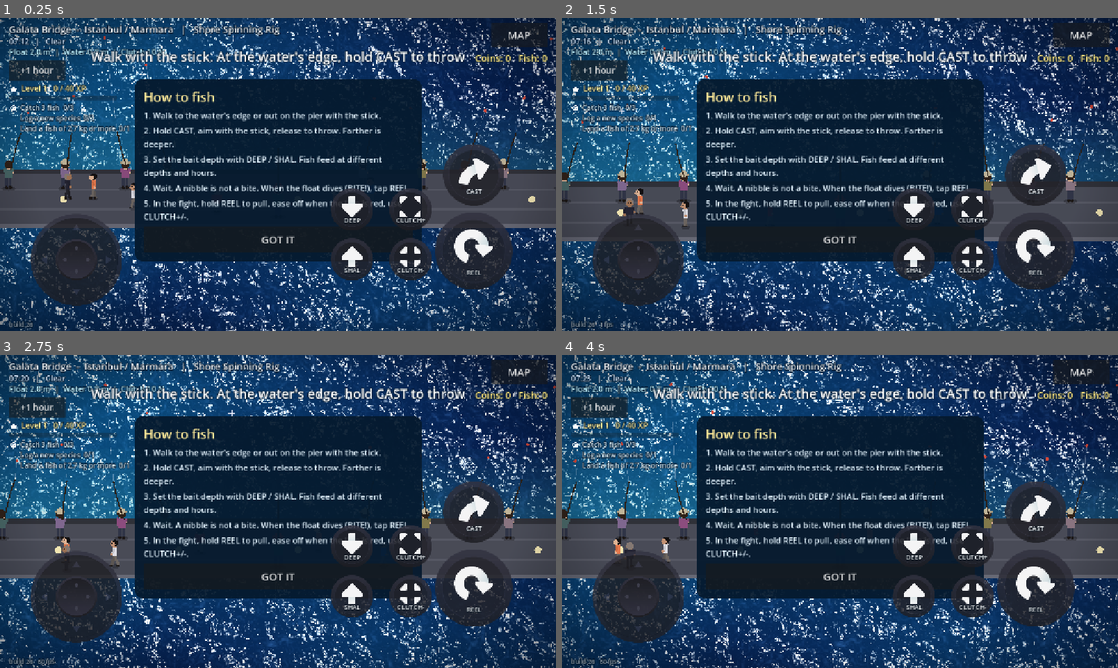
Above: before the commit, frames 1-4 (two rows, left to right).
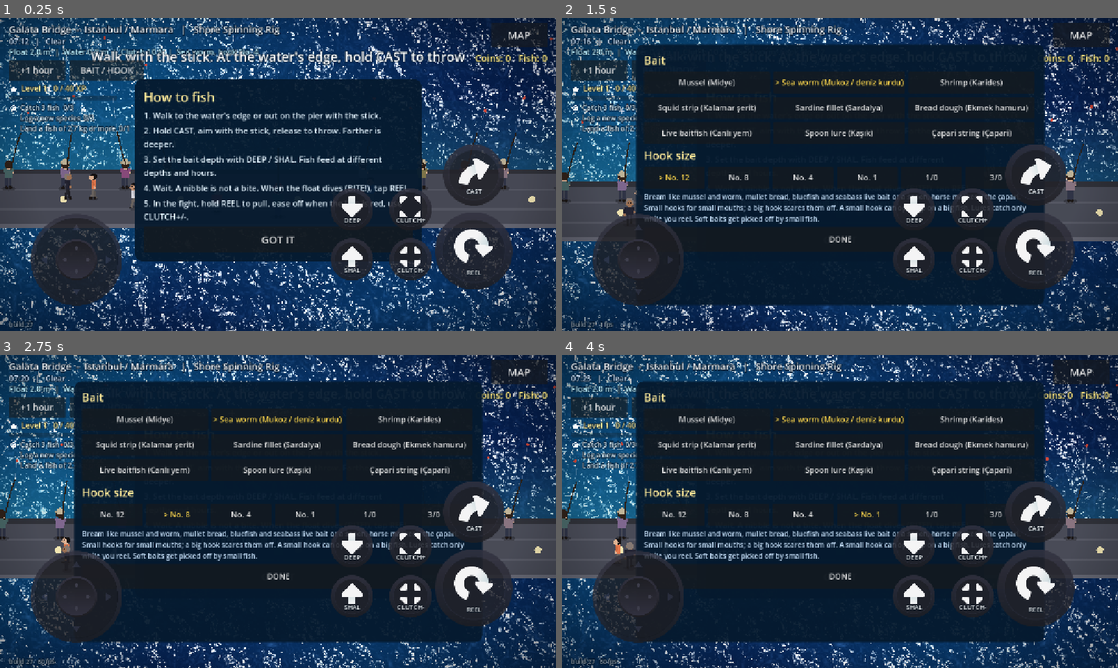
Above: after the commit, the same moments.

Repository: nextlevelcorp/godot_fishing_rpg
Game: Godot game, scene res://shore_fishing.tscn
The game is run twice, just before and just after one commit, with the same random seed, the same clock (stepped at 60 frames per second) and the same inputs. This scene is started directly instead of the project's main scene.
Inputs (mouse positions are in pixels of both pictures, inside the frame that each line leads up to):
- Up to frame 1 (0.25 s): no input
- Up to frame 2 (1.5 s): click (667, 71) at 0.5 s, where only the run after the commit has a clickable "BAIT / HOOK"; click (673, 177) at 1.25 s, where only the run after the commit has a clickable "No. 12"
- Up to frame 3 (2.75 s): click (177, 514) at 2 s, where only the run after the commit has a clickable "No. 8"
- Up to frame 4 (4 s): click (801, 514) at 2.75 s, where only the run after the commit has a clickable "No. 4"; click (867, 514) at 3.5 s, where only the run after the commit has a clickable "No. 1"

The runs differ from the first frame. In frame 1, 1.1% of the frame differs, in the area x 5-47%, y 9-99%; in frame 2, 31%; in frame 3, 31%, in the area x 5-87%, y 8-99%; in frame 4, 31%.

Commit message:
feat: bait and hook choice with realistic effects; AI art brief (build 27)
- tackle.gd: nine baits used on Turkish shores (mussel, sea worm, shrimp,
  squid strip, sardine, bread dough, live bait, spoon, capari) and six hook
  sizes. Each species has bait likings and a mouth that fits a range of
  hooks. Bait choice and hook fit change which fish come; a hook too big
  scares small fish and lips them; a hook too small misses or opens up
  above its strength; nibbles strip soft baits and a bare hook gets no
  bites; lures fish only while you reel and are hit without nibbling.
- BAIT / HOOK panel on the shore HUD; choice saved; shown in the HUD line
  and on the catch card. First-person view shows no float for lures.
- docs/ART_BRIEF_AI.md: step-by-step brief with English prompts for every
  sprite (26 species, angler, townsfolk, town, tiles, first-person rod,
  panoramas). RealFish uses assets/art/fish/<id>.png when it exists.

Design: GAME_DESIGN.md Bait and hook

Co-Authored-By: Claude Opus 5.5 <noreply@anthropic.com>
Claude-Session: https://claude.ai/code/session_01HLtjWBZvxzhjVtsJywwULp

Diff:
--- a/game_session.gd
+++ b/game_session.gd
@@ -11,7 +11,7 @@
 
 ## Shown on screen so a player can tell a fresh deploy from a page the browser cached.
 ## Bump it with every build that changes behaviour.
-const BUILD := "build 26"
+const BUILD := "build 27"
 const SAVE_PATH := "user://save.cfg"
 const SAVE_VERSION := 1
 const START_RIG := "shore_spinning_rig"
@@ -36,6 +36,9 @@
 static var sound_on := true
 static var vibration_on := true
 static var tutorial_done := false
+## Bait and hook on the line (see Tackle). Saved.
+static var bait_id := "sea_worm"
+static var hook_id := "h4"
 static var xp := 0
 static var rig_id := START_RIG
 static var owned_rigs: Array[String] = [START_RIG]
@@ -105,6 +108,10 @@
 	sound_on = bool(cfg.get_value("settings", "sound_on", true))
 	vibration_on = bool(cfg.get_value("settings", "vibration_on", true))
 	tutorial_done = bool(cfg.get_value("settings", "tutorial_done", false))
+	var b: Variant = cfg.get_value("tackle", "bait", "sea_worm")
+	bait_id = String(b) if (b is String and Tackle.BAITS.has(b)) else "sea_worm"
+	var hk: Variant = cfg.get_value("tackle", "hook", "h4")
+	hook_id = String(hk) if (hk is String and Tackle.HOOKS.has(hk)) else "h4"
 	best_kg = _clean(cfg.get_value("journal", "best_kg", {}), true)
 	counts = _clean(cfg.get_value("journal", "counts", {}), false)
 	for k: String in counts:
@@ -123,6 +130,8 @@
 	cfg.set_value("settings", "sound_on", sound_on)
 	cfg.set_value("settings", "vibration_on", vibration_on)
 	cfg.set_value("settings", "tutorial_done", tutorial_done)
+	cfg.set_value("tackle", "bait", bait_id)
+	cfg.set_value("tackle", "hook", hook_id)
 	cfg.set_value("journal", "best_kg", best_kg)
 	cfg.set_value("journal", "counts", counts)
 	var err := cfg.save(SAVE_PATH)
@@ -134,6 +143,14 @@
 static func set_sound(on: bool) -> void:
 	sound_on = on
 	AudioServer.set_bus_mute(0, not on)
+	save()
+
+
+static func set_tackle(bait: String, hook: String) -> void:
+	if Tackle.BAITS.has(bait):
+		bait_id = bait
+	if Tackle.HOOKS.has(hook):
+		hook_id = hook
 	save()
 
 
--- a/pov_view.gd
+++ b/pov_view.gd
@@ -46,6 +46,7 @@
 var target_z := 20.0              ## m ahead
 var target_h := 0.0               ## m above the water (flying bait)
 var float_dip := 0.0              ## 0 floating, 1 pulled under
+var lure := false                 ## a lure has no float: only the line entering the water shows
 
 var _open := false
 var _pitch := REST_PITCH          ## camera looks down by this many px (tilts as the fish comes close)
@@ -683,7 +684,10 @@
 ## The float (red tip, white body) or the flying bait or, in the fight, the jumping fish.
 func _draw_target() -> void:
 	var c := _canvas
-	if phase == "float":
+	if phase == "float" and lure:
+		var pl := _proj(target_x, target_z, 0.0)
+		_ellipse_line(pl, Vector2(5.0, 1.8), Color(1.0, 1.0, 1.0, 0.6), 1.2)
+	elif phase == "float":
 		var p := _proj(target_x, target_z, 0.0)
 		var s := clampf(F * 0.05 / target_z, 2.5, 14.0)
 		var dip := clampf(float_dip, 0.0, 1.4)
--- a/real_fish.gd
+++ b/real_fish.gd
@@ -69,6 +69,17 @@
 const SAMPLES := 16
 
 
+static var _sprites: Dictionary = {}
+
+
+## The painted sprite for a species if one has been added, else null (cached either way).
+static func sprite(id: String) -> Texture2D:
+	if not _sprites.has(id):
+		var path := "res://assets/art/fish/%s.png" % id
+		_sprites[id] = load(path) as Texture2D if ResourceLoader.exists(path) else null
+	return _sprites[id] as Texture2D
+
+
 static func look(id: String) -> Dictionary:
 	return LOOKS.get(id, DEFAULT)
 
@@ -78,8 +89,16 @@
 ## flex: 0 stiff .. 1 full swimming bend; light: 0 night .. 1 day; wet: 0..1 sheen.
 static func draw(ci: CanvasItem, id: String, center: Vector2, length: float, rot: float, facing: float,
 		phase: float, flex: float, light: float, wet: float = 0.6) -> void:
+	var dim := lerpf(0.35, 1.0, light)
+	# A painted sprite in assets/art/fish/<id>.png (see docs/ART_BRIEF_AI.md) replaces the drawing.
+	var tex := sprite(id)
+	if tex != null:
+		var sc := length / (float(tex.get_width()) * 0.9)
+		ci.draw_set_transform(center, rot, Vector2(facing * sc, sc))
+		ci.draw_texture(tex, -tex.get_size() * 0.5, Color(dim, dim, dim))
+		ci.draw_set_transform(Vector2.ZERO, 0.0, Vector2.ONE)
+		return
 	var lk := look(id)
-	var dim := lerpf(0.35, 1.0, light)
 	var shade := Color(dim, dim, dim)
 	var back: Color = lk["back"]
 	var belly: Color = lk["belly"]
--- a/shore_fishing.gd
+++ b/shore_fishing.gd
@@ -71,6 +71,11 @@
 var _hud_root: Control
 var _weather: WeatherFx
 var _pov_on := false
+var _bait_on := true               ## false once small fish have stripped the hook
+var _empty_t := 0.0
+var _escape_reason := ""
+var _overhook_t := 0.0
+var _tackle_panel: PanelContainer
 var _build_label: Label
 var _fps_t := 0.0
 var _lamp_noise := FastNoiseLite.new()
@@ -416,6 +421,15 @@
 		_world.time_of_day = fmod(_world.time_of_day + 1.0 / 24.0, 1.0)
 		_flash("Time %s" % _world.clock_text()))
 	ui.add_child(hour_btn)
+
+	var bait_btn := Button.new()
+	bait_btn.text = "BAIT / HOOK"
+	bait_btn.add_theme_font_size_override("font_size", 20)
+	bait_btn.position = Vector2(160.0, 96.0)
+	bait_btn.size = Vector2(170.0, 48.0)
+	bait_btn.focus_mode = Control.FOCUS_NONE
+	bait_btn.pressed.connect(_open_tackle_panel)
+	ui.add_child(bait_btn)
 
 	var star := TextureRect.new()
 	star.texture = load("res://assets/kenney_game_icons/star.png") as Texture2D
@@ -775,6 +789,7 @@
 	var miss := maxf(dr.x - d, 0.0) + maxf(d - dr.y, 0.0)
 	w *= exp(-miss / 2.5)
 	w *= BiomeDB.activity_factor(id, _world.time_of_day)
+	w *= Tackle.bite_factor(id, GameSession.bait_id, GameSession.hook_id)
 	return w
 
 
@@ -816,6 +831,8 @@
 	_b_vz = lerpf(150.0, 330.0, _power)
 	_fish_id = ""
 	_state = State.FLY
+	_bait_on = true
+	_empty_t = 0.0
 	_set_status("")
 	_fight_view.begin_cast()
 	_amb.play("cast", 0.9)
@@ -867,7 +884,18 @@
 		_ripple_clock = 0.0
 		_add_ripple(_bobber_pos)
 	if _fish_id == "":
-		_wait_t -= delta
+		if not _bait_on:
+			# Bare hook: nothing will come. A real angler notices the float has gone dead.
+			_empty_t += delta
+			if _empty_t > 20.0:
+				_empty_t = 0.0
+				_flash("Nothing for a while. Is the bait still on? Reel in to check")
+			return
+		if Tackle.is_lure(GameSession.bait_id):
+			# A lure only fishes while it moves.
+			_wait_t -= delta * (1.6 if Input.is_action_pressed(&"reel_in") else 0.08)
+		else:
+			_wait_t -= delta
 		_quiet_t += delta
 		if _quiet_t > 12.0:
 			_quiet_t = 0.0
@@ -900,6 +928,8 @@
 	_prof = BiomeDB.get_bite_profile(_fish_id)
 	var nr: Vector2i = _prof["nibbles"]
 	_nib_left = _rng.randi_range(nr.x, nr.y)
+	if Tackle.is_lure(GameSession.bait_id):
+		_nib_left = 0                     # a predator hits a moving lure at once
 	var sp := BiomeDB.get_species(_fish_id)
 	var fight: Dictionary = sp["fight"]
 	var wt: Vector2 = sp["weight_kg"]
@@ -921,6 +951,10 @@
 		if _fish_agent != null:
 			_fish_agent.vel += (_bobber_pos - _fish_agent.pos).normalized() * 60.0
 		_set_status("Nibble!  Wait for the real bite")
+		if _rng.randf() < Tackle.steal_chance(GameSession.bait_id):
+			_bait_on = false
+			_fish_leaves("The float went still")
+			return
 		var hz := maxf(float(_prof["noise_hz"]), 0.5)
 		_event_t = _rng.randf_range(0.6, 1.4) * 2.5 / hz
 	else:
@@ -963,10 +997,19 @@
 	_float_pull = 0.0
 	_state = State.AIM
 	_fight_view.end()
+	if not _bait_on:
+		message = "The bait was gone, picked off by small fish. You bait up again"
+		_bait_on = true
 	_set_status(message + ".   Aim and throw again")
 
 
 func _hook_fish() -> void:
+	# Does the strike set the hook? Depends on the hook size against this fish's mouth.
+	if _rng.randf() > Tackle.hookup_chance(_fish_id, GameSession.hook_id, GameSession.bait_id):
+		var mis := Tackle.hook_misfit(_fish_id, GameSession.hook_id, GameSession.bait_id)
+		var why := "  (hook too big for its mouth)" if mis > 0 else ("  (hook too small to hold)" if mis < 0 else "")
+		_fish_leaves("Missed! The hook did not set" + why)
+		return
 	var species := BiomeDB.get_species(_fish_id)
 	_weight_kg = BiomeDB.roll_weight_kg(_fish_id, _rng)
 	_fishing.apply_rig(BiomeDB.get_rig(GameSession.rig_id))
@@ -992,6 +1035,16 @@
 func _tick_fight(delta: float) -> void:
 	if _fight_agent == null:
 		return
+	# A hook pulled harder than its wire can take opens up and the fish is gone.
+	if _fishing.tension_n > Tackle.hook_strength(GameSession.hook_id, GameSession.bait_id):
+		_overhook_t += delta
+		if _overhook_t > 0.35:
+			_overhook_t = 0.0
+			_escape_reason = "The hook opened up: %s is too light for this fish" % Tackle.hook_name(GameSession.hook_id)
+			_fishing._finish(FishingController.State.ESCAPED)
+			return
+	else:
+		_overhook_t = maxf(0.0, _overhook_t - delta)
 	var target := _rod_tip() + _aim_dir() * _fishing.fish_pos_m * PX_PER_M
 	var f := _fight_agent
 	f.apply_force(f.arrive(target, 80.0) * 2.0)
@@ -1032,6 +1085,7 @@
 			v.target_z = maxf(_fishing.fish_pos_m, 1.0)
 			v.target_h = 0.0
 	v.tension = _tension_ratio if _state == State.FIGHT else 0.0
+	v.lure = Tackle.is_lure(GameSession.bait_id)
 	v.reeling = Input.is_action_pressed(&"reel_in")
 	v.time_of_day = _world.time_of_day
 	v.wind_x = _wind.x
@@ -1260,7 +1314,8 @@
 	_update_coins()
 	_update_progress_ui()
 	var badge := "NEW SPECIES!  " if bool(res["first"]) else ("NEW RECORD!  " if bool(res["record"]) else "")
-	var lines := PackedStringArray(["%.2f kg   +%d coins   +%d XP" % [weight_kg, value, int(res["xp"])], String(sp["scientific"])])
+	var lines := PackedStringArray(["%.2f kg   +%d coins   +%d XP" % [weight_kg, value, int(res["xp"])], String(sp["scientific"]),
+		"On %s, hook %s" % [String(Tackle.BAITS[GameSession.bait_id]["name"]).to_lower(), Tackle.hook_name(GameSession.hook_id)]])
 	var done: Array = res["goals_done"]
 	for g: Dictionary in done:
 		lines.append("Goal done: %s  (+%d coins)" % [g["text"], int(g["coins"])])
@@ -1400,6 +1455,70 @@
 	_hud_root.add_child(_summary)
 
 
+## Bait and hook choice. Only while not fishing: you change tackle with the line in.
+func _open_tackle_panel() -> void:
+	if _state != State.AIM:
+		_flash("Reel in first to change bait or hook")
+		return
+	if _tackle_panel != null and is_instance_valid(_tackle_panel):
+		_tackle_panel.queue_free()
+	var panel := PanelContainer.new()
+	panel.set_anchors_and_offsets_preset(Control.PRESET_CENTER)
+	panel.offset_left = -470.0
+	panel.offset_right = 470.0
+	panel.offset_top = -300.0
+	panel.offset_bottom = 300.0
+	var style := StyleBoxFlat.new()
+	style.bg_color = Color(0.02, 0.10, 0.18, 0.95)
+	style.set_corner_radius_all(18)
+	style.set_content_margin_all(18)
+	panel.add_theme_stylebox_override("panel", style)
+	var box := VBoxContainer.new()
+	box.add_theme_constant_override("separation", 8)
+	panel.add_child(box)
+	_plain_label(box, 26, Color(1.0, 0.92, 0.6)).text = "Bait"
+	var grid := GridContainer.new()
+	grid.columns = 3
+	grid.add_theme_constant_override("h_separation", 8)
+	grid.add_theme_constant_override("v_separation", 8)
+	box.add_child(grid)
+	for id: String in Tackle.BAIT_ORDER:
+		var b := _tackle_button(Tackle.bait_name(id), id == GameSession.bait_id, Vector2(290.0, 50.0))
+		b.pressed.connect(func() -> void:
+			GameSession.set_tackle(id, GameSession.hook_id)
+			_open_tackle_panel())
+		grid.add_child(b)
+	_plain_label(box, 26, Color(1.0, 0.92, 0.6)).text = "Hook size"
+	var row := HBoxContainer.new()
+	row.add_theme_constant_override("separation", 8)
+	box.add_child(row)
+	for hid: String in Tackle.HOOK_ORDER:
+		var hb := _tackle_button(Tackle.hook_name(hid), hid == GameSession.hook_id, Vector2(140.0, 50.0))
+		hb.pressed.connect(func() -> void:
+			GameSession.set_tackle(GameSession.bait_id, hid)
+			_open_tackle_panel())
+		row.add_child(hb)
+	var hint := _plain_label(box, 16, Color(0.8, 0.9, 1.0))
+	hint.text = "Bream like mussel and worm, mullet bread, bluefish and seabass live bait or a spoon, horse mackerel the çapari. Small hooks for small mouths; a big hook scares them off. A small hook can open up on a big fish. Lures catch only while you reel. Soft baits get picked off by small fish."
+	var done := _tackle_button("DONE", false, Vector2(200.0, 56.0))
+	done.pressed.connect(func() -> void: panel.queue_free())
+	box.add_child(done)
+	_tackle_panel = panel
+	_hud_root.add_child(panel)
+
+
+func _tackle_button(text: String, selected: bool, min_size: Vector2) -> Button:
+	var b := Button.new()
+	b.text = text
+	b.custom_minimum_size = min_size
+	b.add_theme_font_size_override("font_size", 18)
+	b.focus_mode = Control.FOCUS_NONE
+	if selected:
+		b.add_theme_color_override("font_color", Color(1.0, 0.85, 0.3))
+		b.text = "> " + text
+	return b
+
+
 ## First-visit coach card: the loop in five lines. Shown once, saved when dismissed.
 func _show_tutorial() -> void:
 	var card := PanelContainer.new()
@@ -1458,7 +1577,8 @@
 
 func _on_escaped(_id: String) -> void:
 	_result_label.text = "It got away"
-	_set_status("The line went slack for too long")
+	_set_status(_escape_reason if _escape_reason != "" else "The line went slack for too long")
+	_escape_reason = ""
 	_end_fight()
 
 
@@ -1491,7 +1611,8 @@
 	_clock_label.text = "%s   |   %s" % [_world.clock_text(), _weather.label()]
 	var probe := _bobber_pos if (_state == State.WAIT or _state == State.BITE) else (_pred_landing if _state == State.CHARGE else _hand + _facing * 60.0)
 	var water := _water_depth(probe)
-	_depth_label.text = "Float %.1f m  |  Water %s  |  Clutch %.0f N" % [_bait_depth, ("%.1f m" % water) if water > 0.0 else "-", _fishing.drag_setting_n]
+	_depth_label.text = "Float %.1f m  |  Water %s  |  Clutch %.0f N  |  %s, hook %s" % [_bait_depth, ("%.1f m" % water) if water > 0.0 else "-",
+		_fishing.drag_setting_n, String(Tackle.BAITS[GameSession.bait_id]["name"]), Tackle.hook_name(GameSession.hook_id)]
 	_toast_t = maxf(0.0, _toast_t - delta)
 	_toast_label.text = _toast_text if _toast_t > 0.0 else ""
 
--- /dev/null
+++ b/tackle.gd
@@ -0,0 +1,139 @@
+## Bait and hook for shore fishing in Türkiye: what each species takes, which hook size fits its
+## mouth, how easily the bait is stolen, and how strong each hook is before it straightens.
+##
+## Sources for the bait choices: common Turkish shore-angling practice (mussel and sea worm for
+## bream, bread dough for mullet, live bait and lures for bluefish, çapari strings for horse
+## mackerel). The numbers (preference factors, steal chances, hook strengths) are game-design fill.
+class_name Tackle
+extends RefCounted
+
+## kind: natural, live or lure. steal: chance a nibble strips the bait off. lure: only fishes while
+## you reel it. tr: Turkish name shown to the player.
+const BAITS := {
+	"mussel": {"name": "Mussel", "tr": "Midye", "kind": "natural", "steal": 0.25},
+	"sea_worm": {"name": "Sea worm", "tr": "Mukoz / deniz kurdu", "kind": "natural", "steal": 0.22},
+	"shrimp": {"name": "Shrimp", "tr": "Karides", "kind": "natural", "steal": 0.20},
+	"squid_strip": {"name": "Squid strip", "tr": "Kalamar şerit", "kind": "natural", "steal": 0.08},
+	"sardine": {"name": "Sardine fillet", "tr": "Sardalya", "kind": "natural", "steal": 0.25},
+	"bread": {"name": "Bread dough", "tr": "Ekmek hamuru", "kind": "natural", "steal": 0.35},
+	"live_fish": {"name": "Live baitfish", "tr": "Canlı yem", "kind": "live", "steal": 0.05},
+	"spoon": {"name": "Spoon lure", "tr": "Kaşık", "kind": "lure", "steal": 0.0},
+	"capari": {"name": "Çapari string", "tr": "Çapari", "kind": "lure", "steal": 0.0},
+}
+const BAIT_ORDER: Array[String] = ["mussel", "sea_worm", "shrimp", "squid_strip", "sardine", "bread", "live_fish", "spoon", "capari"]
+
+## Hook sizes, smallest first. strength_n: pull at which the wire opens up and the fish is lost.
+const HOOKS := {
+	"h12": {"name": "No. 12", "strength_n": 14.0},
+	"h8": {"name": "No. 8", "strength_n": 24.0},
+	"h4": {"name": "No. 4", "strength_n": 42.0},
+	"h1": {"name": "No. 1", "strength_n": 70.0},
+	"h1_0": {"name": "1/0", "strength_n": 105.0},
+	"h3_0": {"name": "3/0", "strength_n": 170.0},
+}
+const HOOK_ORDER: Array[String] = ["h12", "h8", "h4", "h1", "h1_0", "h3_0"]
+
+## Species -> {bait: liking 0..1.5}. Missing baits count as PREF_OTHER.
+const PREF := {
+	"gilthead_seabream": {"mussel": 1.4, "sea_worm": 1.0, "shrimp": 1.0, "squid_strip": 0.3},
+	"white_seabream": {"mussel": 1.2, "sea_worm": 1.2, "shrimp": 0.9, "bread": 0.4},
+	"striped_sea_bream": {"sea_worm": 1.3, "mussel": 1.0, "shrimp": 0.8},
+	"saddled_bream": {"bread": 1.1, "sea_worm": 1.0, "shrimp": 0.9, "capari": 0.6},
+	"red_mullet": {"sea_worm": 1.4, "shrimp": 0.8, "mussel": 0.5},
+	"flathead_grey_mullet": {"bread": 1.5, "sea_worm": 0.5},
+	"european_seabass": {"live_fish": 1.4, "shrimp": 1.2, "squid_strip": 0.9, "spoon": 0.9, "sea_worm": 0.7},
+	"bluefish": {"live_fish": 1.4, "sardine": 1.3, "spoon": 1.2, "squid_strip": 0.6},
+	"garfish": {"spoon": 1.1, "sardine": 1.0, "squid_strip": 0.4},
+	"atlantic_bonito": {"spoon": 1.3, "live_fish": 1.1, "sardine": 0.9},
+	"atlantic_mackerel": {"capari": 1.4, "spoon": 0.8, "sardine": 0.8},
+	"mediterranean_horse_mackerel": {"capari": 1.5, "shrimp": 0.6, "sardine": 0.6},
+	"european_anchovy": {"capari": 0.7},
+	"whiting": {"sea_worm": 1.2, "shrimp": 0.9, "sardine": 0.8},
+	"common_dentex": {"live_fish": 1.4, "squid_strip": 1.2, "shrimp": 0.9},
+	"greater_amberjack": {"live_fish": 1.5, "spoon": 0.9},
+	"leerfish": {"live_fish": 1.5, "spoon": 0.8},
+	"dusky_grouper": {"live_fish": 1.3, "squid_strip": 1.2, "sardine": 0.7},
+	"black_scorpionfish": {"squid_strip": 1.2, "sardine": 1.0, "shrimp": 0.9, "sea_worm": 0.7},
+	"greater_weever": {"sea_worm": 1.0, "shrimp": 1.0, "sardine": 0.8},
+	"ornate_wrasse": {"sea_worm": 1.2, "shrimp": 1.0, "mussel": 0.9},
+	"turbot": {"live_fish": 1.1, "sardine": 1.0, "squid_strip": 0.8},
+	"common_octopus": {"sardine": 1.0, "squid_strip": 0.8},
+	"common_cuttlefish": {"shrimp": 1.0, "live_fish": 0.8},
+	"european_squid": {"sardine": 0.9, "shrimp": 0.9},
+	"blue_crab": {"sardine": 1.1, "mussel": 0.9},
+}
+const PREF_OTHER := 0.15
+
+## Species -> hook sizes that fit its mouth, as indexes into HOOK_ORDER [smallest, largest].
+const MOUTH := {
+	"european_anchovy": Vector2i(0, 0), "mediterranean_horse_mackerel": Vector2i(0, 1), "atlantic_mackerel": Vector2i(0, 2),
+	"red_mullet": Vector2i(0, 1), "flathead_grey_mullet": Vector2i(0, 1), "saddled_bream": Vector2i(0, 1),
+	"garfish": Vector2i(0, 2), "whiting": Vector2i(1, 2), "ornate_wrasse": Vector2i(0, 2), "greater_weever": Vector2i(1, 2),
+	"white_seabream": Vector2i(1, 2), "striped_sea_bream": Vector2i(1, 2), "gilthead_seabream": Vector2i(1, 3),
+	"black_scorpionfish": Vector2i(2, 3), "european_seabass": Vector2i(2, 4), "bluefish": Vector2i(2, 4),
+	"atlantic_bonito": Vector2i(2, 4), "common_dentex": Vector2i(3, 5), "turbot": Vector2i(3, 5),
+	"leerfish": Vector2i(3, 5), "greater_amberjack": Vector2i(3, 5), "dusky_grouper": Vector2i(3, 5),
+	"common_octopus": Vector2i(2, 5), "common_cuttlefish": Vector2i(1, 3), "european_squid": Vector2i(1, 3), "blue_crab": Vector2i(1, 4),
+}
+## The çapari string carries its own small feathered hooks, about No. 8.
+const CAPARI_HOOK := 1
+
+
+static func bait_name(id: String) -> String:
+	var b: Dictionary = BAITS.get(id, {})
+	return "%s (%s)" % [b.get("name", id), b.get("tr", "")]
+
+
+static func hook_name(id: String) -> String:
+	return String(HOOKS.get(id, {}).get("name", id))
+
+
+static func is_lure(bait: String) -> bool:
+	return String(BAITS.get(bait, {}).get("kind", "")) == "lure"
+
+
+static func steal_chance(bait: String) -> float:
+	return float(BAITS.get(bait, {}).get("steal", 0.2))
+
+
+static func hook_strength(hook: String, bait: String) -> float:
+	var id := HOOK_ORDER[CAPARI_HOOK] if bait == "capari" else hook
+	return float(HOOKS.get(id, {}).get("strength_n", 40.0))
+
+
+static func _hook_index(hook: String, bait: String) -> int:
+	return CAPARI_HOOK if bait == "capari" else maxi(0, HOOK_ORDER.find(hook))
+
+
+## How many sizes the hook is too big (+) or too small (-) for this mouth; 0 = fits.
+static func hook_misfit(species: String, hook: String, bait: String) -> int:
+	var m: Vector2i = MOUTH.get(species, Vector2i(1, 3))
+	var i := _hook_index(hook, bait)
+	if i > m.y:
+		return i - m.y
+	if i < m.x:
+		return i - m.x
+	return 0
+
+
+## Multiplies how likely this species is to come to the bait: its liking for the bait, and a hook too
+## big for its mouth puts small fish off.
+static func bite_factor(species: String, bait: String, hook: String) -> float:
+	var pref: Dictionary = PREF.get(species, {})
+	var f := float(pref.get(bait, PREF_OTHER))
+	var mis := hook_misfit(species, hook, bait)
+	if mis > 0:
+		f *= pow(0.35, float(mis))
+	return f
+
+
+## Chance that striking on the bite sets the hook. Too big: the fish has it only by the lips. Too
+## small: the point does not find a hold in a big mouth.
+static func hookup_chance(species: String, hook: String, bait: String) -> float:
+	var mis := hook_misfit(species, hook, bait)
+	var p := 0.9
+	if mis > 0:
+		p *= pow(0.55, float(mis))
+	elif mis < 0:
+		p *= pow(0.75, float(-mis))
+	return p
Not shown, changed: GAME_DESIGN.md
Not shown, added: assets/art/SOURCE.md
Not shown, added: docs/ART_BRIEF_AI.md
